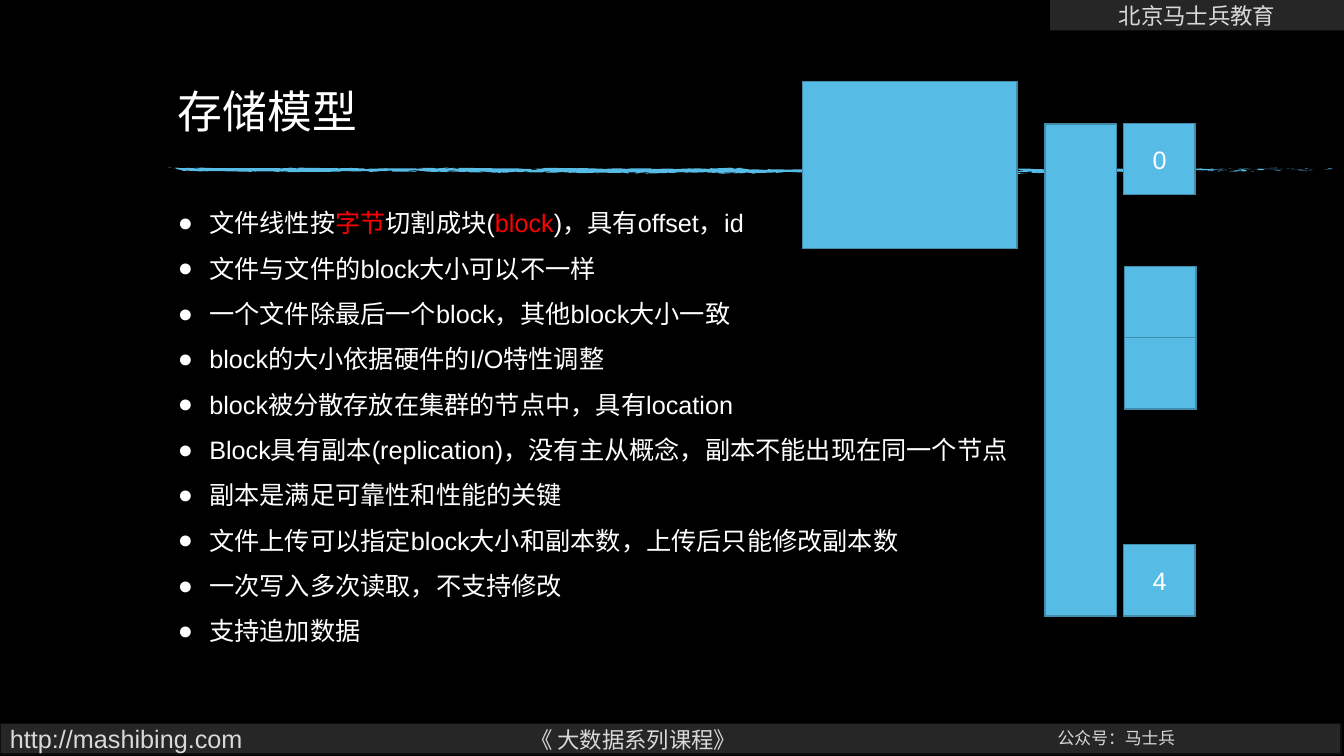
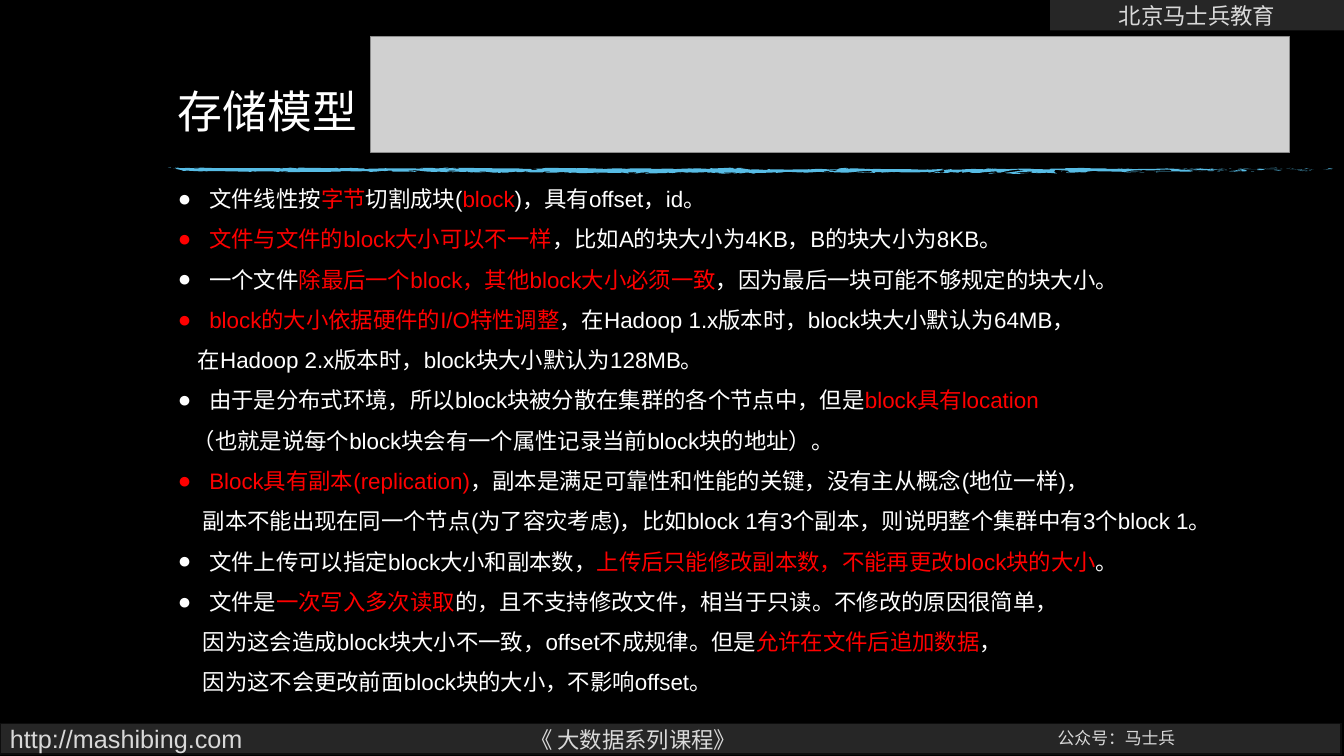
Before and after one commit to wangxin66666/BigDataArchitect-master, a slide deck: slide 4 of bigdata-hadoop/ppt/02hadoop-hdfs.pptx. Drawn at 1344x756 pixels with LibreOffice and Linux fonts; fonts in the diff are those of the drawing; grey boxes stand for pictures; background and template pictures are left out. Boxes give left, top, right and bottom in pixels: in the first picture for what was removed or moved away, otherwise in the second. Text is boxed around its words. In the diff, an @@ line names an element or a change of style, - is before the commit and + after.

Commit message:
更新hdfs PPT 存储模型

```diff
--- a/bigdata-hadoop/ppt/02hadoop-hdfs.pptx
+++ b/bigdata-hadoop/ppt/02hadoop-hdfs.pptx
@@ picture added at bbox=[370, 36, 1290, 152] @@
@@ rectangle removed at bbox=[803, 82, 1017, 249] @@
@@ rectangle removed at bbox=[1046, 124, 1117, 616] @@
@@ rectangle removed at bbox=[1124, 123, 1196, 195] @@
-0
@@ group added at bbox=[825, 167, 1194, 174]: 17 freeform shapes @@
@@ text at bbox=[193, 188, 1211, 693]: text changed; size 18 to 16 pt @@
-● 文件线性按字节切割成块(block)，具有offset，id
-● 文件与文件的block大小可以不一样
-● 一个文件除最后一个block，其他block大小一致
-● block的大小依据硬件的I/O特性调整
-● block被分散存放在集群的节点中，具有location
-● Block具有副本(replication)，没有主从概念，副本不能出现在同一个节点
-● 副本是满足可靠性和性能的关键
-● 文件上传可以指定block大小和副本数，上传后只能修改副本数
-● 一次写入多次读取，不支持修改
-● 支持追加数据
+● 文件线性按字节切割成块(block)，具有offset，id。
+● 文件与文件的block大小可以不一样，比如A的块大小为4KB，B的块大小为8KB。
+● 一个文件除最后一个block，其他block大小必须一致，因为最后一块可能不够规定的块大小。
+● block的大小依据硬件的I/O特性调整，在Hadoop 1.x版本时，block块大小默认为64MB，
+在Hadoop 2.x版本时，block块大小默认为128MB。
+● 由于是分布式环境，所以block块被分散在集群的各个节点中，但是block具有location
+（也就是说每个block块会有一个属性记录当前block块的地址）。
+● Block具有副本(replication)，副本是满足可靠性和性能的关键，没有主从概念(地位一样)，
+副本不能出现在同一个节点(为了容灾考虑)，比如block 1有3个副本，则说明整个集群中有3个block 1。
+● 文件上传可以指定block大小和副本数，上传后只能修改副本数，不能再更改block块的大小。
+● 文件是一次写入多次读取的，且不支持修改文件，相当于只读。不修改的原因很简单，
+因为这会造成block块大小不一致，offset不成规律。但是允许在文件后追加数据，
+因为这不会更改前面block块的大小，不影响offset。
@@ rectangle removed at bbox=[1124, 266, 1196, 338] @@
@@ rectangle removed at bbox=[1124, 338, 1196, 409] @@
@@ rectangle removed at bbox=[1124, 544, 1196, 616] @@
-4
```
Also in this commit, not shown: 3 other files.
